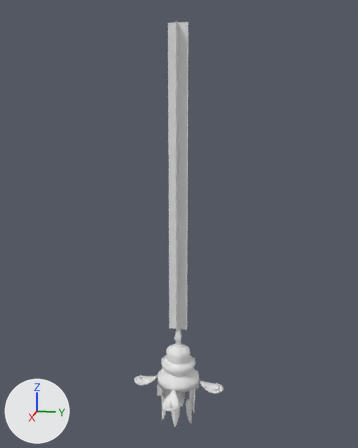
What one commit did to the FBX model Kits/SM_HangingLamp_a.fbx.
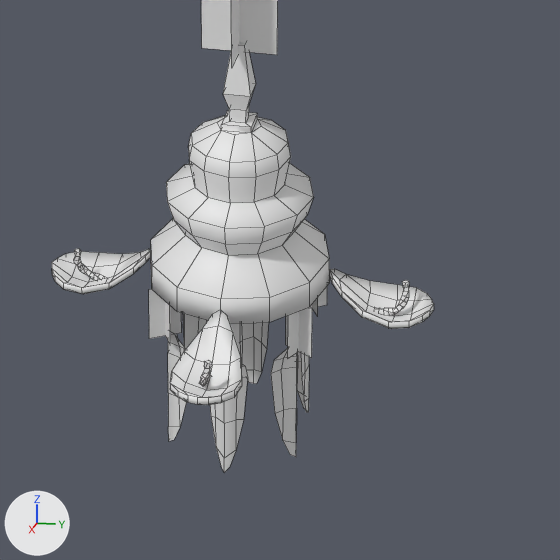
Old and new are each drawn whole from a 50 mm camera at (2.797, 0.565, 1.733) aimed at (-0.021, 0.001, 1.028) and again close up on the part from 34% to 71% of the width and 71% to 100% of the height. The lights are fixed; the arrows at lower left show +X, +Y and +Z. The older version's two pictures come first. The close-ups show mesh edges as thin lines. Where no turn or scale is listed for an object, it has been applied to the vertices. Vertices at exactly the same position are counted once.

Names of what the first close-up shows: 'HangingLamp_a'.
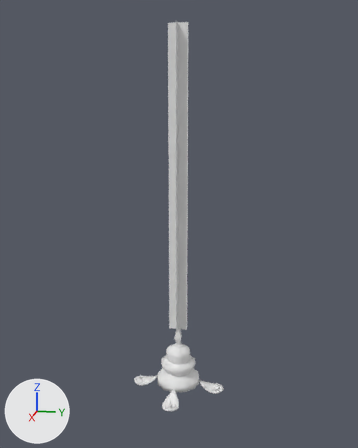
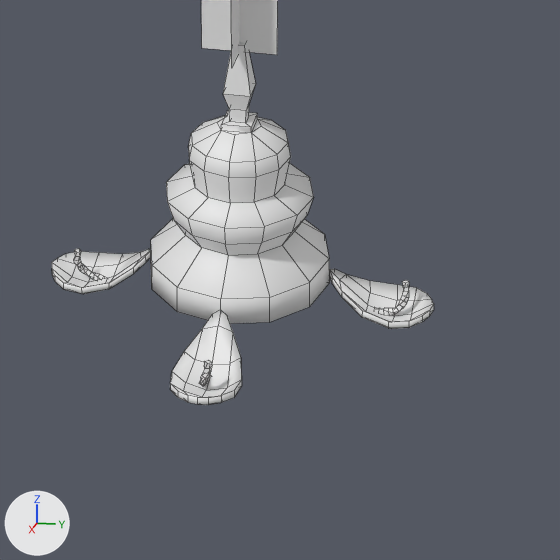
Where the change shows, as pixel boxes [x1, y1, x2, y2] in the close-ups (560 x 560 px):
'HangingLamp_a', reshaped: before [52, 0, 434, 473]; after [52, 0, 434, 405]
part 1 of me_cylinder_054, deleted: before [149, 287, 327, 473]

Diff of the bpy script that builds the scene:
```diff
--- a/Kits/SM_HangingLamp_a.fbx.py
+++ b/Kits/SM_HangingLamp_a.fbx.py
@@ me_cylinder_054 @@
 # used by ob_hanginglamp_a; location = (0.0, 0.0, 0.0)
-me_cylinder_054.from_pydata(...)  # 740 vertices, 639 faces; spans x -0.29..0.29, y -0.29..0.29, z -0.26..2.15
+me_cylinder_054.from_pydata(...)  # 536 vertices, 519 faces; spans x -0.29..0.29, y -0.29..0.29, z -0.05..2.15
+# me_cylinder_054 part 1: 18 loose pieces with 204 vertices, spanning x -0.14..0.14, y -0.12..0.12, z -0.26..0.0, are deleted
```
